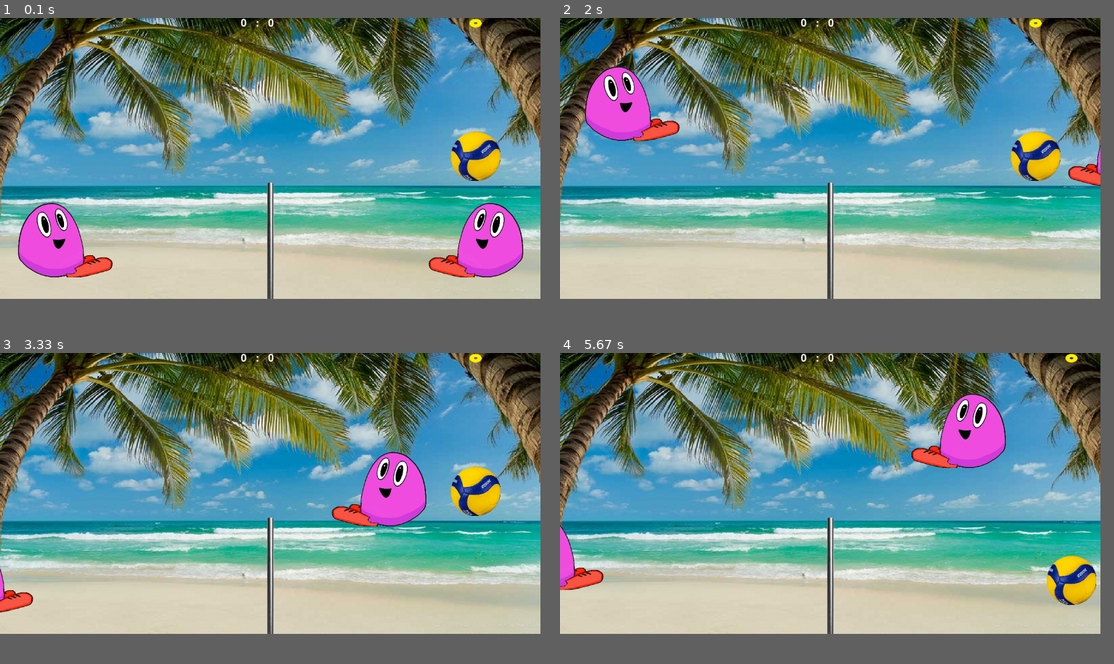
Above: before the commit, frames 1-4 (two rows, left to right).
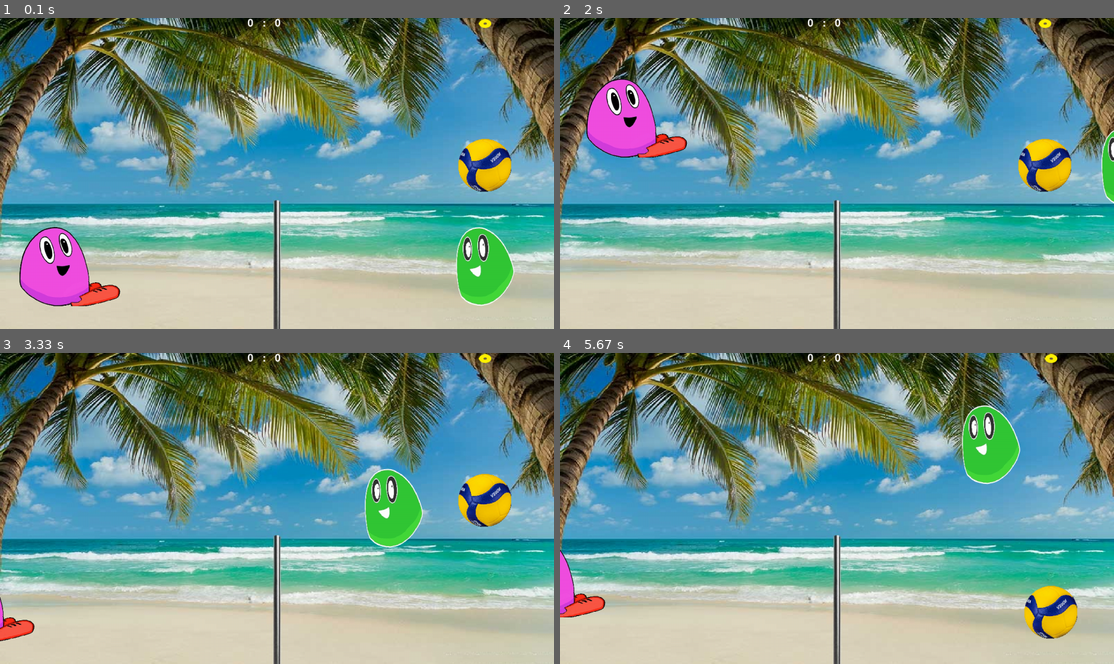
Above: after the commit, the same moments.

Repository: 3strategy/pygameBlobby
Game: pygame game, started from pyGameBlobby.py
Two runs of this game, one before a commit and one after it. Both use one fixed random seed, a clock stepped at 60 frames per second and the inputs below.
Inputs:
- Up to frame 1 (0.1 s): no input
- Up to frame 2 (2 s): hold D 0.33-0.8 s; hold Right 0.33-0.8 s; hold Right 0.83-1.3 s; hold D 0.83-1.3 s; hold Up 1.33-1.63 s; hold Right from 1.67 s (still down); hold D from 1.67 s (still down); tap C at 1.82 s
- Up to frame 3 (3.33 s): release Right at 2.13 s; release D at 2.13 s; hold Left 2.17-2.7 s; hold A 2.17-2.7 s; hold Left 2.73-3.13 s; hold A 2.73-3.13 s; hold Up from 3.17 s (still down); tap C at 3.32 s
- Up to frame 4 (5.67 s): release Up at 3.53 s; hold Right 3.57-4.2 s; hold D 3.57-4.2 s; hold Left 4.23-4.7 s; hold A 4.23-4.7 s; hold Right 4.73-5.2 s; hold D 4.73-5.2 s; tap C at 4.88 s; hold Up 5.23-5.53 s; hold Right from 5.57 s (still down); hold D from 5.57 s (still down)
In our replay, the window is 878x457 before the commit and 900x506 after it. These sizes can differ from the game's own. Grey fills any space a smaller window leaves; there, only what the larger window draws over its background counts as a difference.

The runs differ from the first frame. In frame 1, 62% of the frame differs, in the area x 0-100%, y 0-100%; in frame 2, 60%; in frame 3, 62%; in frame 4, 62%.

Commit message:
Lesson 9.1 1)	Properties 2)	Using screen resolution – Full screen, and ESC to quit. 3)	 Allow rotating player image.

Diff:
--- a/Shared.py
+++ b/Shared.py
@@ -12,9 +12,13 @@
     print("couldn't load module. %s" % err)
     sys.exit(2)
 
-screeny = 650  # 650 #650 is also good.
-screenx = 1250  # 1250#1580
-basescale = screeny / 650  #
+pygame.init()
+infoObject = pygame.display.Info()
+#pygame.display.set_mode((infoObject.current_w, infoObject.current_h))
+
+screeny =  infoObject.current_h  # 650 #650 is also good.
+screenx =  infoObject.current_w  # 1250#1580
+basescale = sqrt(screeny*screenx / (650*1250))  #
 speed = 27 * basescale
 gravity = 0.56 * basescale
 y_compression = False
@@ -38,11 +42,13 @@
 
 class SharedSprite(pygame.sprite.Sprite):
 
-    def __init__(self, imagename, scale=1, flip=False):
+    def __init__(self, imagename, scale=1, flip=False, rotate_angle = 0):
         pygame.sprite.Sprite.__init__(self)
         self.image = load_png(imagename)
         if flip:
             self.image = pygame.transform.flip(self.image, True, False)
+        if rotate_angle:
+            self.image = pygame.transform.rotate(self.image, rotate_angle)
         self.rect = self.image.get_rect()
 
         self.image = pygame.transform.scale(self.image, (
--- a/ball.py
+++ b/ball.py
@@ -64,12 +64,12 @@
             self.score()
 
             # once point was scored, start a new point when ball settles down
-            if -2 < self.dY < 2:
+            if -2 * basescale < self.dY < 2 * basescale:
                 self.reinit()
                 return  # a crucial return.
 
         # Test if flying too high בדיקה אם הכדור עף גבוה מדי
-        elif newpos.top < -300 * basescale and self.dY < 0:
+        elif newpos.top < -250 * basescale and self.dY < 0:
             print(f'sky high {newpos.top} dX:{self.dX:.1f} dY:{self.dY:.1f}')
             newpos.top -= self.dY
             self.dY = -self.dY
--- a/player.py
+++ b/player.py
@@ -1,6 +1,8 @@
 # classes Bat, and Net
 try:
     from Shared import *
+    from enum import Enum
+
 
 except ImportError as err:
     print("couldn't load module. %s" % err)
@@ -16,8 +18,8 @@
         self.side = side
         self.speed = speed
         self.horisontal_speed = speed * 0.3
-        self.state = "still"
-        self.h_state = "still"
+        self.state = State.Still
+        self.h_state = State.Still
 
         self.canjump = True
         self.num_shots = 0
@@ -31,7 +33,7 @@
             self.leftKey = K_a
             self.rightKey = K_c
         elif "right" == side:
-            SharedSprite.__init__(self, 'blobby6.webp', 0.3)
+            SharedSprite.__init__(self, 'blobbygreen.webp', 0.5)
             self.sign = -1
             self.upKey = K_UP
             self.downKey = K_DOWN
@@ -45,7 +47,8 @@
     def reinit(self):
         self.canjump = True
         self.num_shots = 0
-        self.standstill()
+        self.state = State.Still
+        self.h_state = State.Still
         if self.side == "left":
             self.rect.midbottom = (self.area.midleft[0] + self.initial_wall_dist, self.area.bottom)
 
@@ -58,22 +61,22 @@
     def move(self, event: pygame.event):
         if event.type == KEYDOWN:  # we only want to trigger a move on keydown.
             if event.key == self.upKey:
-                self.moveup()
+                self.state = State.MoveUp
 
             if event.key == self.rightKey:
-                self.moveright()
+                self.h_state = State.MoveRight
             elif event.key == self.leftKey:
-                self.moveleft()
+                self.h_state = State.MoveLeft
 
         elif event.type == KEYUP:
             # some key up should trigger "stand still", (e.g. the upKey is depressed while moving up)
-            if self.state == "moveup" and event.key == self.upKey \
-                    or (self.state == "movedown" and event.key == self.downKey):
-                self.standstill()
+            if self.state == State.MoveUp and event.key == self.upKey \
+                    or (self.state == State.MoveDown and event.key == self.downKey):
+                self.state = State.Still
 
-            if self.h_state == "moveright" and event.key == self.rightKey \
-                    or (self.h_state == "moveleft" and event.key == self.leftKey):
-                self.h_standstill()
+            if self.h_state == State.MoveRight and event.key == self.rightKey \
+                    or (self.h_state == State.MoveLeft and event.key == self.leftKey):
+                self.h_state = State.Still
 
     def update(self):
         SharedSprite.update(self)
@@ -85,14 +88,14 @@
                 self.newpos.centerx -= self.dX
                 self.dX = 0
 
-        if self.state == "moveup":
+        if self.state == State.MoveUp:
             self.dY += 0.6 * self.gravity
         else:
             self.dY += self.gravity
 
         if self.newpos.bottom >= self.area.bottom:  # player touches the floor
             self.newpos.bottom = self.area.bottom
-            if self.state == 'moveup':
+            if self.state == State.MoveUp:
                 self.dY = -self.speed
             else:
                 self.dY = 0
@@ -100,24 +103,40 @@
 
         pygame.event.pump()
 
-    def moveup(self):
-        # these are only called once, even if key is held.
-        if self.canjump:
-            self.dY = -self.speed
-            self.canjump = False
-        self.state = "moveup"  # register the "intention" in any case: you will not get another keyboard hint...
+    @property
+    def state(self):
+        """holds the Vertical state"""
+        return self.__vstate
 
-    def standstill(self):
-        self.state = "still"
+    @state.setter
+    def state(self, val):
+        if val == State.MoveUp:
+            if self.canjump:
+                self.dY = -self.speed
+                self.canjump = False
+            self.__vstate = val
+        else:
+            self.__vstate = State.Still
 
-    def moveright(self):
-        self.dX = self.horisontal_speed
-        self.h_state = "moveright"
+    @property
+    def h_state(self):
+        return self.__h_state
 
-    def moveleft(self):
-        self.dX = -self.horisontal_speed
-        self.h_state = "moveleft"
+    @h_state.setter
+    def h_state(self, val):
+        if val == State.MoveLeft:
+            self.dX = -self.horisontal_speed
+            self.__h_state = val
+        elif val == State.MoveRight:
+            self.dX = self.horisontal_speed
+            self.__h_state = val
+        else:
+            self.dX = 0
+            self.__h_state = State.Still
 
-    def h_standstill(self):
-        self.dX = 0
-        self.h_state = "still"
+class State(Enum):
+    MoveUp = 0
+    MoveDown = 1
+    MoveRight = 2
+    MoveLeft = 3
+    Still = 4
--- a/pyGameBlobby.py
+++ b/pyGameBlobby.py
@@ -10,8 +10,8 @@
 
 def main():
     # Initialise screen
-    pygame.init()
-    screen = pygame.display.set_mode((screenx, screeny))
+    #pygame.init()
+    screen = pygame.display.set_mode((screenx, screeny),pygame.FULLSCREEN)
 
     pygame.display.set_caption('Blobby')
 
@@ -45,7 +45,7 @@
         clock.tick(54)
 
         for event in pygame.event.get():
-            if event.type == QUIT:
+            if event.type == QUIT or event.type == KEYDOWN and  event.key == K_ESCAPE:
                 return
             # OOP:Don't ask for the information you need to do the work;
             # ask for the object that has information to do the work for you. (Allen Hollub)
